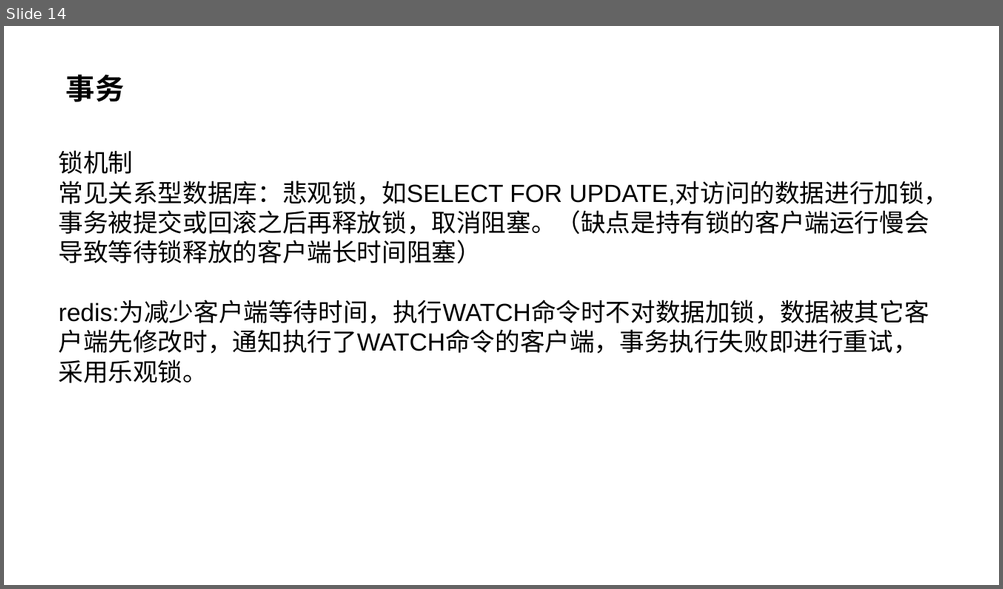
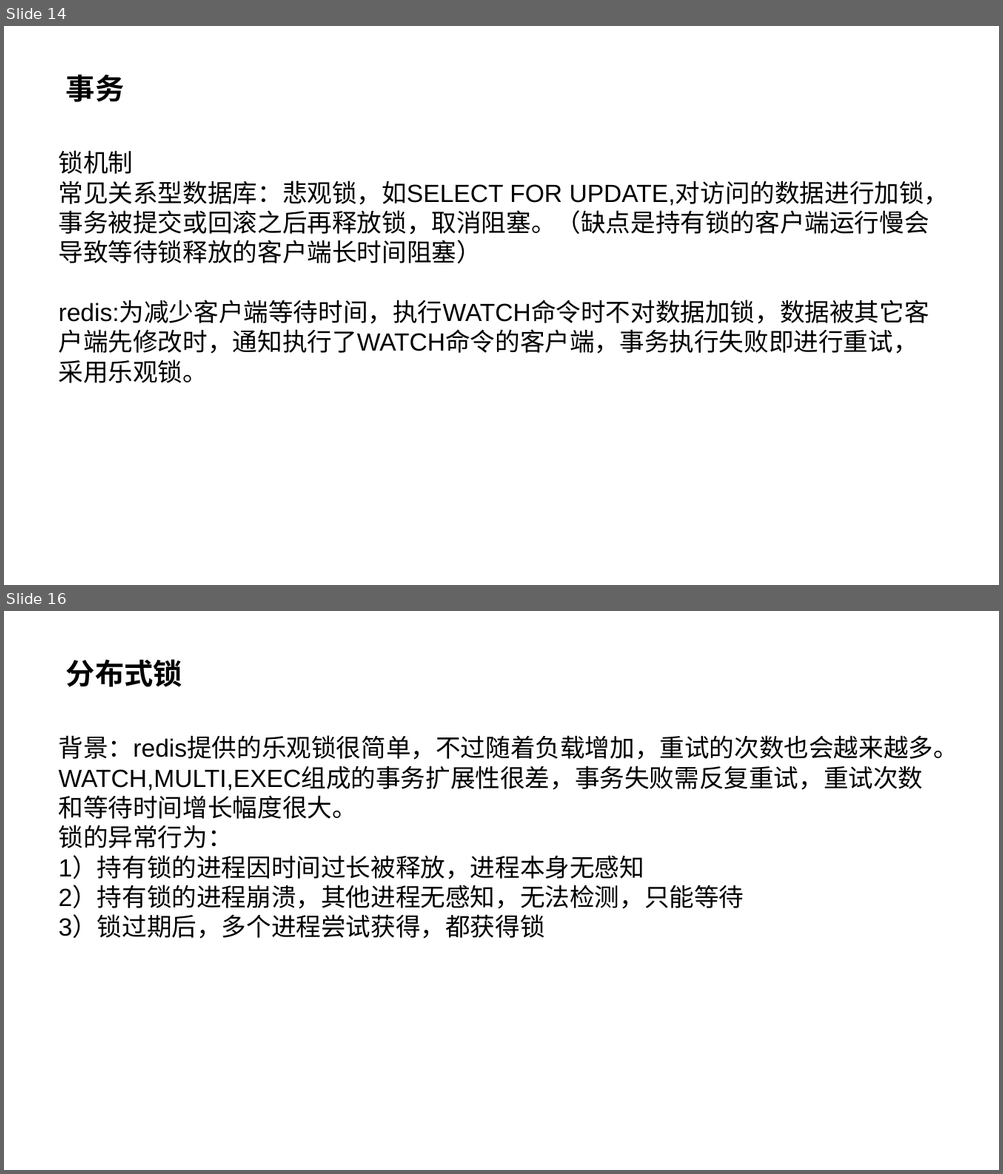
Before and after one commit to SoaringPhoenix/a-few-files, a slide deck: redis&memcached.pptx. Shown one above the other, each under a label of ours: slide 14 before the commit, slides 14 and 16 after it; the slides between them are not shown. The pictures are 1003x589 and 1003x1174 pixels, drawn with LibreOffice and Linux fonts; fonts in the diff are those of the drawing. Boxes give left, top, right and bottom in pixels: in the first picture for what was removed or moved away, otherwise in the second. Text is boxed around its words. In the diff, an @@ line names an element or a change of style, - is before the commit and + after.

```diff
--- a/redis&memcached.pptx
+++ b/redis&memcached.pptx
@@ slide 16 added at (4,611,999,1170), background #FFFFFF @@
@@ title added at (66,659,182,687), 28 pt, text #000000, bold @@
+分布式锁
@@ text added at (59,735,958,939), 24 pt, text #000000 @@
+背景：redis提供的乐观锁很简单，不过随着负载增加，重试的次数也会越来越多。
+WATCH,MULTI,EXEC组成的事务扩展性很差，事务失败需反复重试，重试次数和等待时间增长幅度很大。
+锁的异常行为：
+1）持有锁的进程因时间过长被释放，进程本身无感知
+2）持有锁的进程崩溃，其他进程无感知，无法检测，只能等待
+3）锁过期后，多个进程尝试获得，都获得锁
```
Also in this commit, not shown: 3 slides changed, 4 other slides added.
